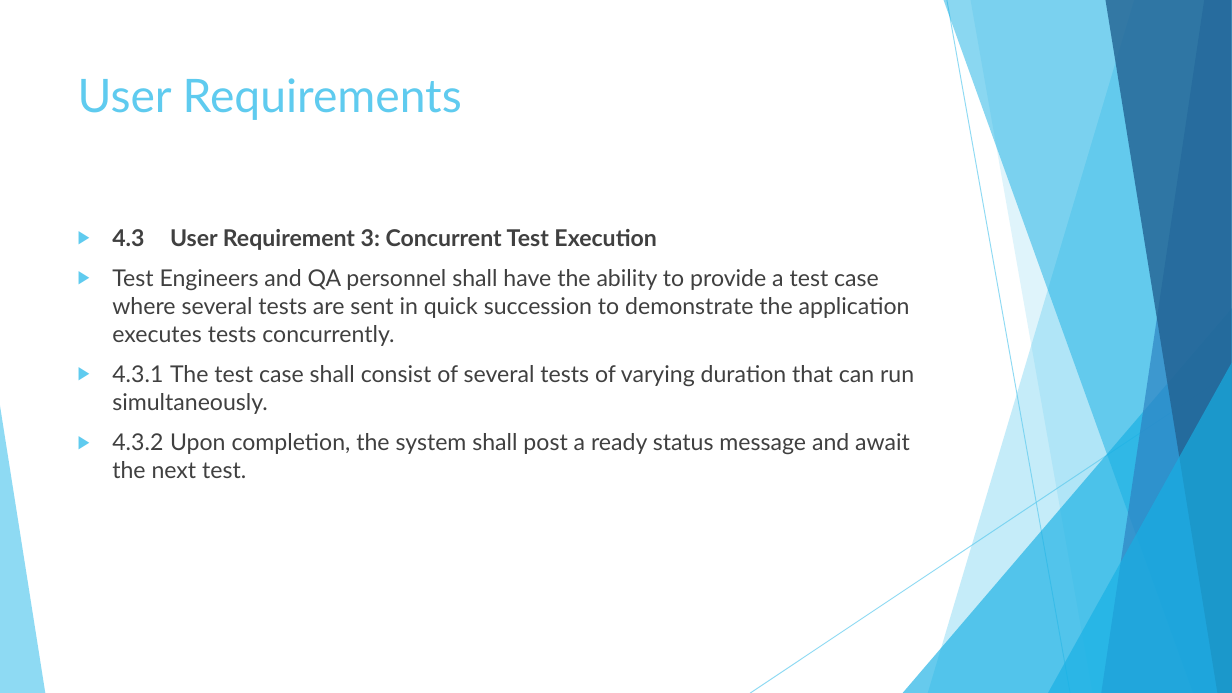
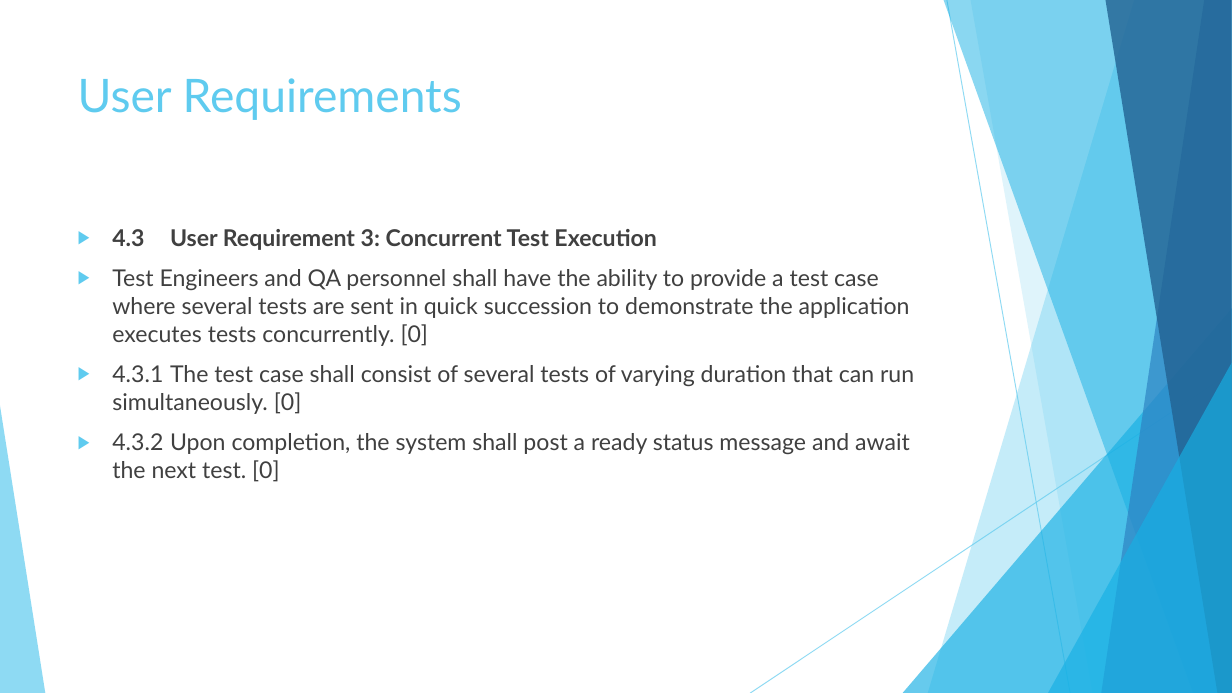
Before and after one commit to KodeFu/cse682, a slide deck: slide 27 of Test Framework Midterm Presentation 001.pptx (slide 26 before the commit). Drawn at 1232x693 pixels with LibreOffice and Linux fonts; fonts in the diff are those of the drawing. Boxes give left, top, right and bottom in pixels: in the first picture for what was removed or moved away, otherwise in the second. Text is boxed around its words. In the diff, an @@ line names an element or a change of style, - is before the commit and + after.

Commit message:
Updates to backup slides to include priorities and changed system usability from should to shall in Master Requirements Doc

```diff
--- a/Test Framework Midterm Presentation 001.pptx
+++ b/Test Framework Midterm Presentation 001.pptx
@@ text at box(112, 269, 914, 482): text changed @@
-▶ Test Engineers and QA personnel shall have the ability to provide a test case where several tests are sent in quick succession to demonstrate the application executes tests concurrently.
-▶ 4.3.1 The test case shall consist of several tests of varying duration that can run simultaneously.
-▶ 4.3.2 Upon completion, the system shall post a ready status message and await the next test.
+▶ Test Engineers and QA personnel shall have the ability to provide a test case where several tests are sent in quick succession to demonstrate the application executes tests concurrently. [0]
+▶ 4.3.1 The test case shall consist of several tests of varying duration that can run simultaneously. [0]
+▶ 4.3.2 Upon completion, the system shall post a ready status message and await the next test. [0]
```
Also in this commit, not shown: 5 other slides changed, 1 slide added, 1 other file.
